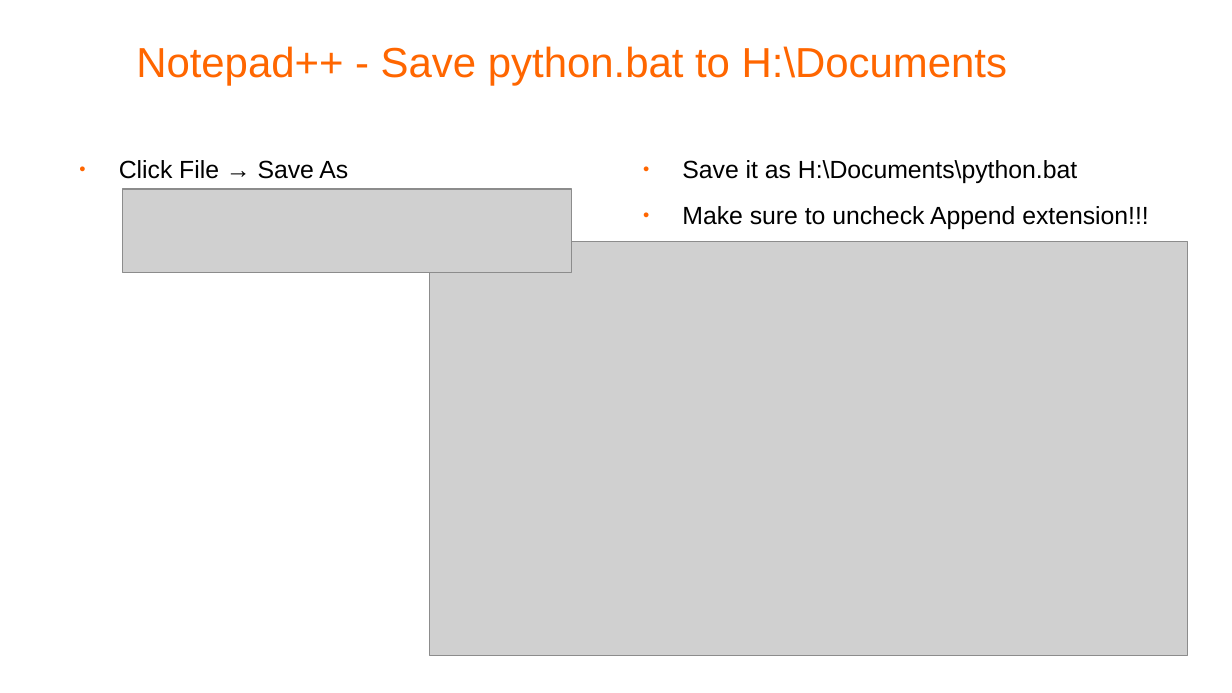
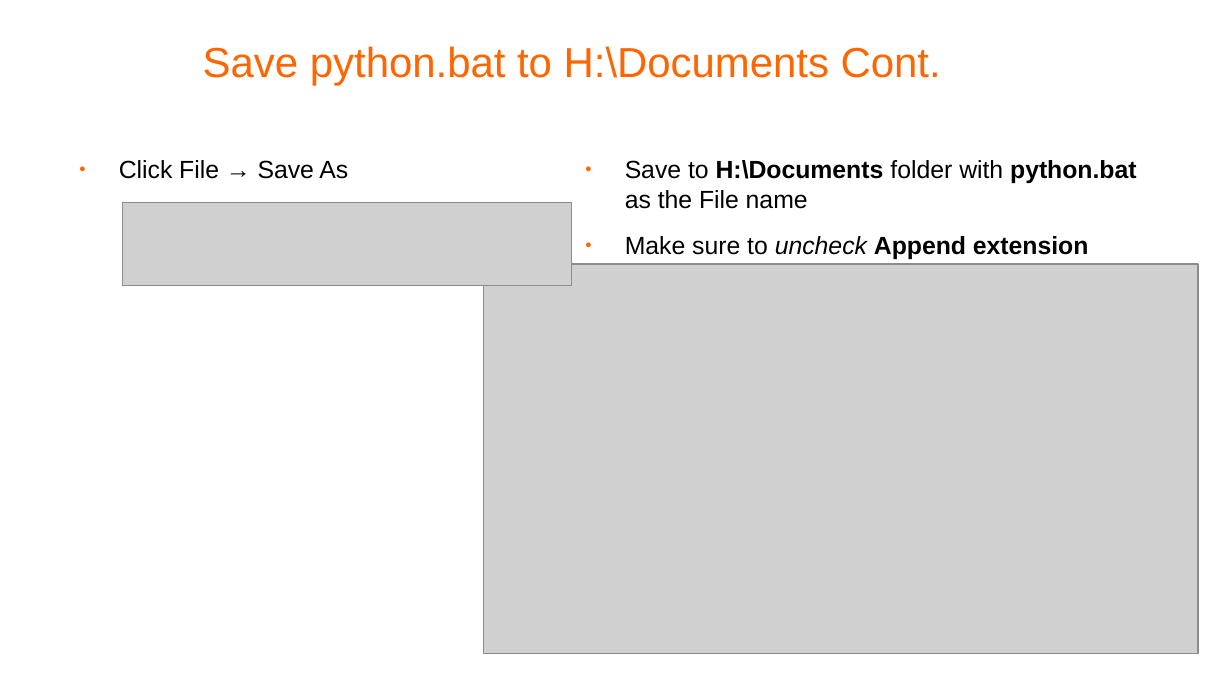
Before and after one commit to pellcorp/coding, a slide deck: slide 7 of docs/python-coding.odp. Drawn at 1232x693 pixels with LibreOffice and Linux fonts; fonts in the diff are those of the drawing; grey boxes stand for pictures; background and template pictures are left out. Boxes give left, top, right and bottom in pixels: in the first picture for what was removed or moved away, otherwise in the second. Text is boxed around its words. In the diff, an @@ line names an element or a change of style, - is before the commit and + after.

```diff
--- a/docs/python-coding.odp
+++ b/docs/python-coding.odp
@@ title at [203, 46, 941, 85]: text changed @@
-Notepad++ - Save python.bat to H:\Documents
+Save python.bat to H:\Documents Cont.
@@ text at [625, 160, 1136, 259]: text changed @@
-● Save it as H:\Documents\python.bat
-● Make sure to uncheck Append extension!!!
+● Save to H:\Documents folder with python.bat as the File name
+● Make sure to uncheck Append extension
@@ picture: place and size @@
-picture at [123, 189, 572, 273]
+picture at [123, 202, 572, 286]
@@ picture: place and size @@
-picture at [430, 243, 1188, 656]
+picture at [484, 264, 1198, 653]
```
Also in this commit, not shown: 2 other slides changed, 1 other file.
